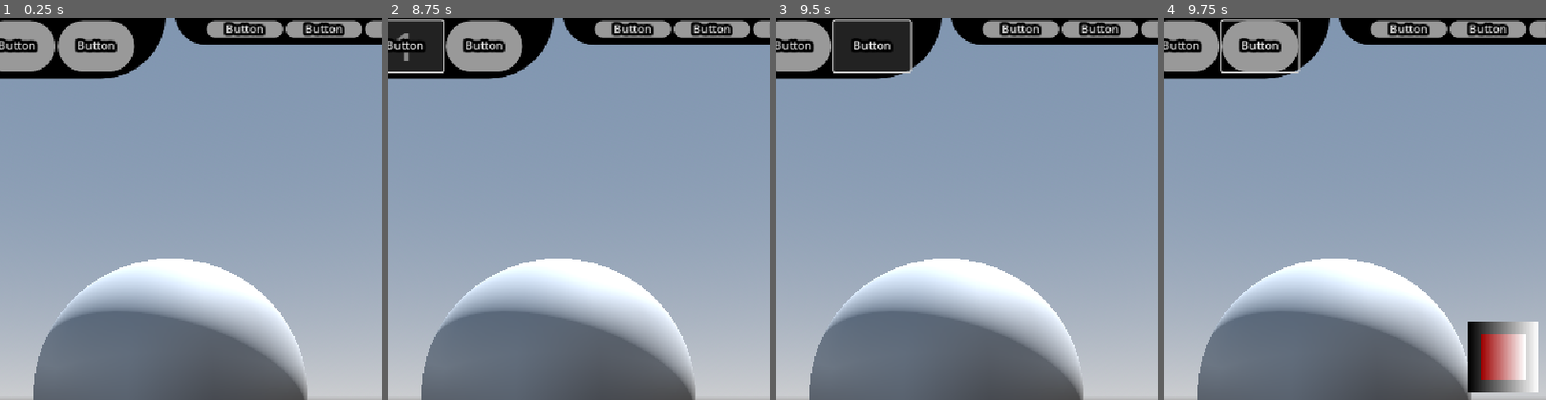
Above: before the commit, frames 1-4 (left to right).
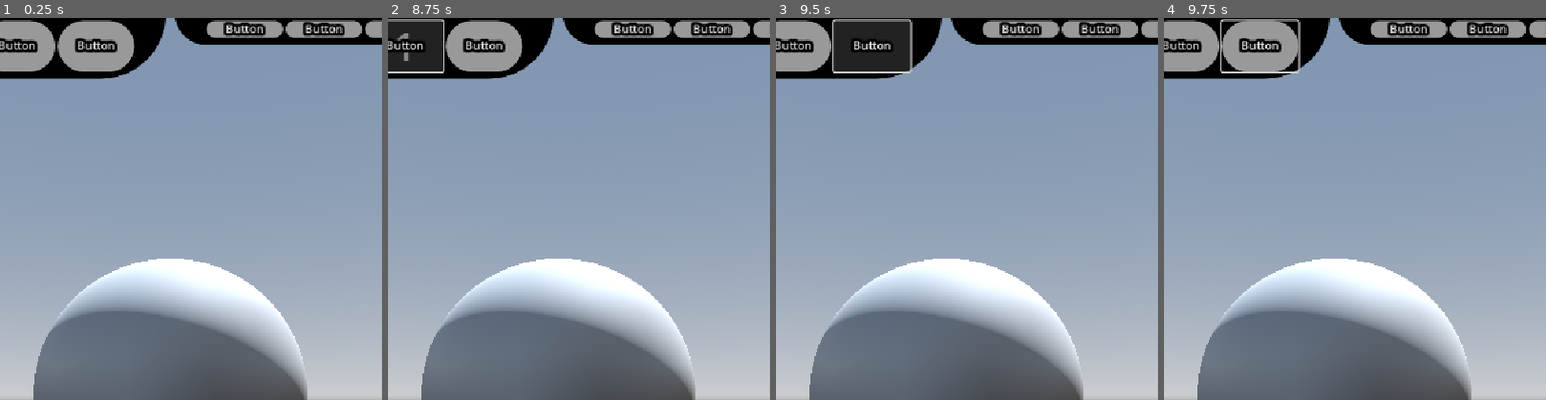
Above: after the commit, the same moments.

Repository: HyperGameDev/mobile_template
Game: Godot game, scene res://3D_Scene.tscn
Same seed, same stepped clock (60 frames per second), same inputs: the game is played once before the commit and once after it.
Inputs (mouse positions are % of the whole screen's width and height, from its top left):
- Up to frame 1 (0.25 s): no input
- Up to frame 2 (8.75 s): click "Button" at 0.5 s; click "Button" at 1.25 s; click "Button" at 2 s; click "Button" at 2.75 s; click "Button" at 3.5 s; click "Button" at 4.25 s; click "Button" at 5 s; click "Button" at 5.75 s; click "Button" at 6.5 s; click "Button" at 7.25 s; click "Button" at 8 s
- Up to frame 3 (9.5 s): click "Button" at 8.75 s
- Up to frame 4 (9.75 s): tap Enter at 9.5 s; move the mouse to (72, 45) at 9.52 s; click (72, 45) at 9.67 s
The pictures show only the part of the screen within x 28-78%, y 1-51%; the shares and areas given below are measured in that part.

Frames 1-3 are identical in both runs. In frame 4, 3.2% of the frame differs, in the area x 79-98%, y 79-98%.

Commit message:
Joystick visibility types are good

Diff:
--- a/mobile_inputs.gd
+++ b/mobile_inputs.gd
@@ -2,14 +2,24 @@
 
 @export var joystick_type: joystick_types
 enum joystick_types {
-	FLOATING, ##Joystick appears wherever the player touches.
-	FLOATING_BOTTOM, ##Joystick appears wherever the player touches if that touch is in the lower half of the screen.
-	FIXED_LEFT, ##Joystick is fixed to the bottom-left side of the screen. It will still float within that quadrant.
-	FIXED_RIGHT, ##Joystick is fixed to the bottom-right side of the screen. It will still float within that quadrant.
-	FIXED_CUSTOM ##Joystick is fixed to a custom position on the screen. Joystick will no longer float, but need to be touched in its specific position.
+	FLOATING, ##A single joystick appears wherever the player touches, and stays there until the next touch.
+	FLOATING_BOTTOM, ##A single joystick appears wherever the player touches if that touch is in the lower half of the screen, and it stays there until the next touch.
+	FLOATING_BOTTOM_LEFT, ##A single joystick appears wherever the player touches if that touch is in the bottom-left side of the screen.
+	FLOATING_BOTTOM_RIGHT, ##A single joystick appears wherever the player touches if that touch is in the bottom-right side of the screen.
+	FLOATING_DYNAMIC, ##A single joystick follows the player's touch constantly instead of staying put at the initial touch position.
+	FIXED_CUSTOM_SINGLE, ##A single joystick is fixed to a custom position on the screen. This joystick will no longer float, but only respond if touched at its specific position.
+	#TWIN_FLOATING, ##A left joystick appears whenever the player touches anywhere on the left side of the screen; a right joystick appears whenever the player touches anywhere on the right side of the screen.
+	#TWIN_FLOATING_BOTTOM, ##Same as TWIN_FLOATING except only applies to the bottom half of the screen.
+	#TWIN_FIXED ##A left and right joystick are fixed to the screen and will not activate unless directly pressed.
+	#FIXED_CUSTOM_TWIN, ##A left and right joystick are fixed to custom positions on the screen. These joysticks will not float, but only respond if touched at their specific positions.
 	}
 
-@export var joystick_visible: bool = false
+@export var joystick_visibility: joystick_visibilities
+enum joystick_visibilities {
+	ON_TOUCH, ##Joystick only appears when the player is touching the screen,
+	ALWAYS, ##Joystick is always visible.
+	NEVER ##Joystick is never visible.
+	}
 
 var input_array: Array[PackedScene] = [
 	load("res://touch_joystick.tscn"),
@@ -19,6 +29,15 @@
 	setup_joystick()
 
 func setup_joystick() -> void:
+	match joystick_visibility:
+		joystick_visibilities.ON_TOUCH:
+			%Touch_Joystick.visibility = %Touch_Joystick.visibilities.TOUCH
+		joystick_visibilities.ALWAYS:
+			%Touch_Joystick.visibility = %Touch_Joystick.visibilities.ALWAYS
+			%Touch_Joystick.set_visibility(false)
+		joystick_visibilities.NEVER:
+			%Touch_Joystick.visibility = %Touch_Joystick.visibilities.NEVER
+			%Touch_Joystick.set_visibility(false)
 	match joystick_type:
 		joystick_types.FLOATING:
 			%Touch_Joystick.pos_type = %Touch_Joystick.pos_types.FLOATING
@@ -26,12 +45,12 @@
 		joystick_types.FLOATING_BOTTOM:
 			%Touch_Joystick.pos_type = %Touch_Joystick.pos_types.FLOATING
 			%Touch_Joystick.float_type = %Touch_Joystick.float_types.BOTTOM
-		joystick_types.FIXED_LEFT:
-			%Touch_Joystick.pos_type = %Touch_Joystick.pos_types.FIXED
+		joystick_types.FLOATING_BOTTOM_LEFT:
+			%Touch_Joystick.pos_type = %Touch_Joystick.pos_types.FLOATING
 			%Touch_Joystick.fixed_type = %Touch_Joystick.fixed_types.LEFT
-		joystick_types.FIXED_RIGHT:
-			%Touch_Joystick.pos_type = %Touch_Joystick.pos_types.FIXED
+		joystick_types.FLOATING_BOTTOM_RIGHT:
+			%Touch_Joystick.pos_type = %Touch_Joystick.pos_types.FLOATING
 			%Touch_Joystick.fixed_type = %Touch_Joystick.fixed_types.RIGHT
-		joystick_types.FIXED_CUSTOM:
+		joystick_types.FIXED_CUSTOM_SINGLE:
 			%Touch_Joystick.pos_type = %Touch_Joystick.pos_types.FIXED
 			%Touch_Joystick.fixed_type = %Touch_Joystick.fixed_types.CUSTOM
--- a/mobile_inputs.tscn
+++ b/mobile_inputs.tscn
@@ -5,6 +5,7 @@
 
 [node name="Mobile_Inputs" type="CanvasLayer"]
 script = ExtResource("1_1qr43")
+joystick_visibility = 2
 
 [node name="Touch_Joystick" parent="." instance=ExtResource("2_1qr43")]
 unique_name_in_owner = true
--- a/project.godot
+++ b/project.godot
@@ -14,6 +14,10 @@
 run/main_scene="uid://dclluhaemgv1w"
 config/features=PackedStringArray("4.4", "GL Compatibility")
 config/icon="res://icon.svg"
+
+[debug]
+
+gdscript/warnings/untyped_declaration=1
 
 [display]
 
--- a/touch_joystick.gd
+++ b/touch_joystick.gd
@@ -1,46 +1,77 @@
 extends CanvasLayer
+
+var visibility: visibilities
+enum visibilities {TOUCH,ALWAYS,NEVER}
 
 var pos_type: pos_types
 enum pos_types {FLOATING,FIXED}
 
 var float_type: float_types
-enum float_types {FULL,BOTTOM}
+enum float_types {FULL,BOTTOM,BOTTOM_LEFT,BOTTOM_RIGHT}
 
 var fixed_type: fixed_types
-enum fixed_types {LEFT,RIGHT,CUSTOM}
+enum fixed_types {SINGLE,TWIN}
 
-var mode = 1 # 0 = dynamic joystick, 1 = static joystick
+var base_mode: base_modes
+enum base_modes {STATIC,DYNAMIC}
+
 var radius = 35
 
 func _ready():
-	%Base.position = Vector2(-100, -100)
-	%Tracker.global_position = Vector2(-100, -100)
+	center_joystick_to_screen()
 
 func _input(event):
-	print(get_direction())
+	#print(get_direction())
 	if event is InputEventScreenTouch:
 		if event.is_pressed():
 			check_joystick_type(event)
+			set_visibility(true)
 		else:
-			%Base.position = Vector2(-100, -100)
-			%Tracker.global_position = Vector2(-100, -100)
+			center_joystick_to_screen()
+			set_visibility(false)
 
 	elif event is InputEventScreenDrag:
 		var base_center = %Base.position + %Base.texture.get_size() / 2
 
-		if mode == 0:
-			center_tracker_to_touch(event.position)
-			if (event.position - base_center).length() >= radius:
-				var angle = (base_center - %Tracker.global_position).angle()
-				%Base.position = Vector2(radius * cos(angle), radius * sin(angle)) + %Tracker.global_position - %Base.texture.get_size() / 2
+		match base_mode:
+			base_modes.STATIC:
+				center_tracker_to_base(event.position)
 
-		if mode == 1:
-			center_tracker_to_base(event.position)
+			base_modes.DYNAMIC:
+				var tracker_size: Vector2 = %Tracker.texture.get_size()
+				%Tracker.global_position = event.position - tracker_size / 2
 
-func get_direction():
-	var 	base_center = %Base.position + %Base.texture.get_size() / 2
-	var tracker_center = %Tracker.global_position + %Tracker.texture.get_size() / 2
+				var tracker_center: Vector2 = %Tracker.global_position + tracker_size / 2
+				var distance: Vector2 = (tracker_center - base_center).length()
+
+				if distance > radius:
+					var direction: Vector2 = (tracker_center - base_center).normalized()
+					%Base.position = tracker_center - direction * radius - %Base.texture.get_size() / 2
+
+func get_direction() -> Vector2:
+	var base_center: Vector2 = %Base.position + %Base.texture.get_size() / 2
+	var tracker_center: Vector2 = %Tracker.global_position + %Tracker.texture.get_size() / 2
 	return (tracker_center - base_center).normalized()
+
+func set_visibility(make_visible:bool) -> void:
+	if make_visible:
+		match visibility:
+			visibilities.TOUCH:
+				%Base.visible = true
+			visibilities.ALWAYS:
+				%Base.visible = true
+			visibilities.NEVER:
+				%Base.visible = false
+	else:
+		match visibility:
+			visibilities.TOUCH:
+				%Base.visible = false
+			visibilities.ALWAYS:
+				print("am visible")
+				%Base.visible = true
+			visibilities.NEVER:
+				%Base.visible = false
+
 
 func check_joystick_type(event) -> void:
 	var screen_size: Vector2 = get_viewport().get_visible_rect().size
@@ -52,24 +83,36 @@
 				float_types.BOTTOM:
 					if event.position.y > screen_size.y /2:
 						center_tracker_to_touch(event.position)
+				float_types.BOTTOM_LEFT:
+					if event.position.y > screen_size.y /2 and event.position.x < screen_size.x /2:
+						center_tracker_to_touch(event.position)
+				float_types.BOTTOM_RIGHT:
+					if event.position.y > screen_size.y /2 and event.position.x > screen_size.x /2:
+						center_tracker_to_touch(event.position)
+
 		pos_types.FIXED:
 			match fixed_type:
-				fixed_types.LEFT:
-					if event.position.y > screen_size.y /2 and event.position.x < screen_size.x /2:
-						center_tracker_to_touch(event.position)
-				fixed_types.RIGHT:
+				fixed_types.SINGLE:
 					pass
-				fixed_types.CUSTOM:
+				fixed_types.TWIN:
 					pass
 
 func center_tracker_to_touch(touch_pos: Vector2):
-	var base_size = %Base.texture.get_size()
-	var tracker_size = %Tracker.texture.get_size()
+	var base_size: Vector2 = %Base.texture.get_size()
+	var tracker_size: Vector2 = %Tracker.texture.get_size()
 	%Base.position = touch_pos - base_size / 2
 	%Tracker.global_position = touch_pos - tracker_size / 2
 
 func center_tracker_to_base(touch_pos: Vector2):
-	var base_center = %Base.position + %Base.texture.get_size() / 2
-	var direction = (touch_pos - base_center).limit_length(radius)
-	var tracker_size = %Tracker.texture.get_size()
+	var base_center: Vector2 = %Base.position + %Base.texture.get_size() / 2
+	var direction: Vector2 = (touch_pos - base_center).limit_length(radius)
+	var tracker_size: Vector2 = %Tracker.texture.get_size()
 	%Tracker.global_position = base_center + direction - tracker_size / 2
+
+func center_joystick_to_screen():
+	var screen_center: Vector2 = get_viewport().get_visible_rect().size / 2
+	var base_size: Vector2 = %Base.texture.get_size()
+	var tracker_size: Vector2 = %Tracker.texture.get_size()
+
+	%Base.position = screen_center - base_size / 2
+	%Tracker.global_position = screen_center - tracker_size / 2
